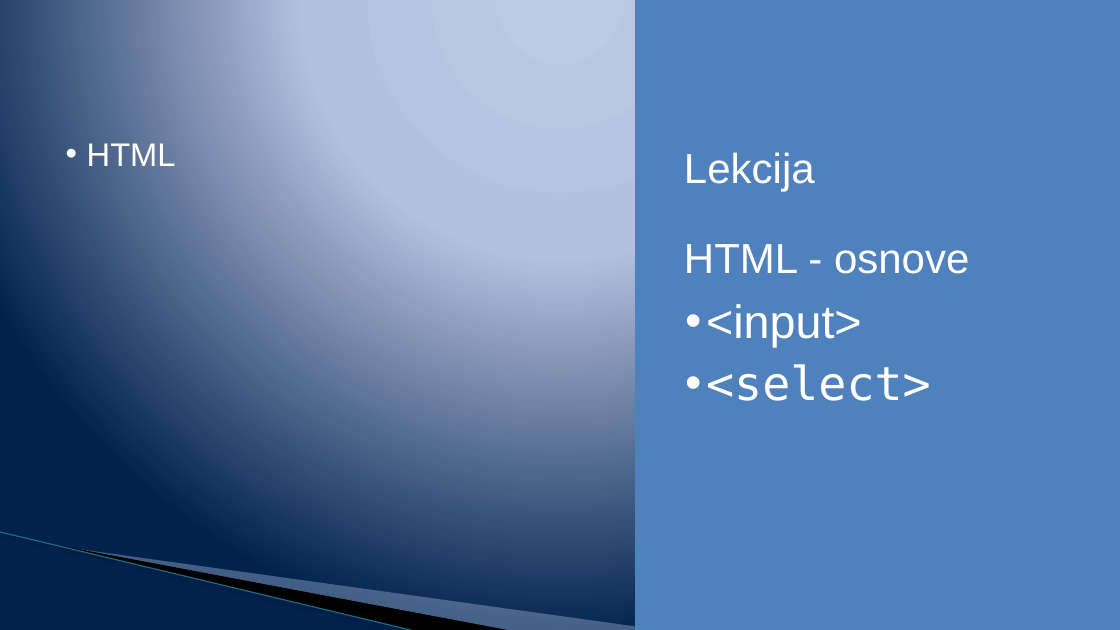
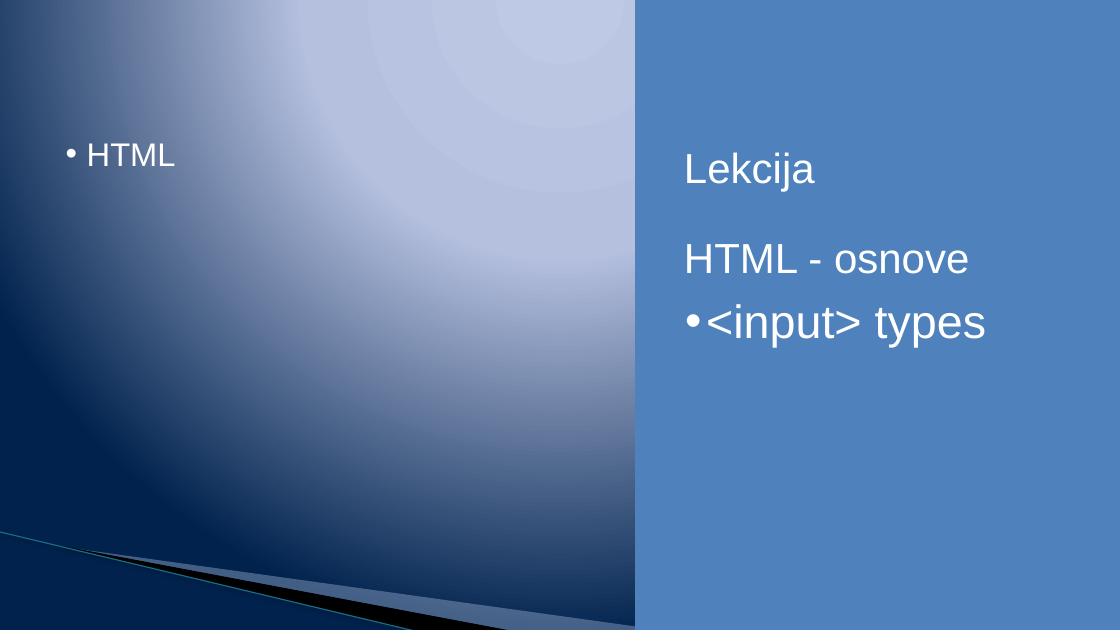
Before and after one commit to todalexcode/kurs-front-end, a slide deck: slide 11 of sesija-12/PPT/Front-End Developer-12.pptx (slide 4 before the commit). Drawn at 1120x630 pixels with LibreOffice and Linux fonts; fonts in the diff are those of the drawing; background and template pictures are left out. Boxes give left, top, right and bottom in pixels: in the first picture for what was removed or moved away, otherwise in the second. Text is boxed around its words. In the diff, an @@ line names an element or a change of style, - is before the commit and + after.

```diff
--- a/sesija-12/PPT/Front-End Developer-12.pptx
+++ b/sesija-12/PPT/Front-End Developer-12.pptx
@@ text at box(706, 304, 986, 347): text changed; font DejaVu Sans Mono to Arial @@
-• <input>
-• <select>
+• <input> types
```
Also in this commit, not shown: 1 other slide changed, 35 slides added, 22 other files.
